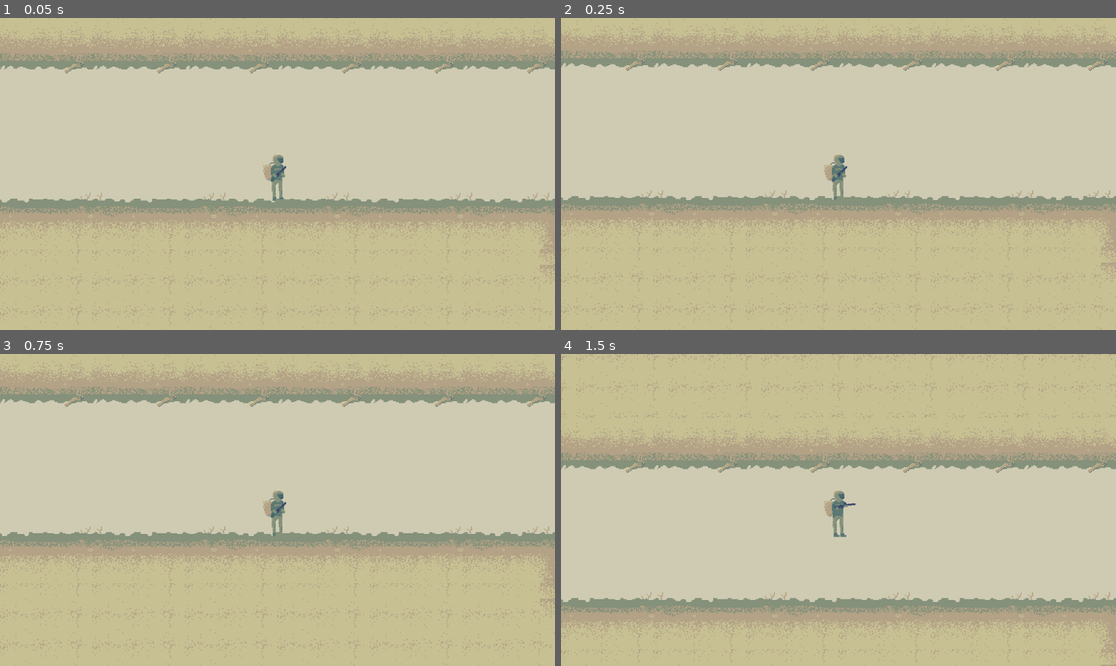
Above: before the commit, frames 1-4 (two rows, left to right).
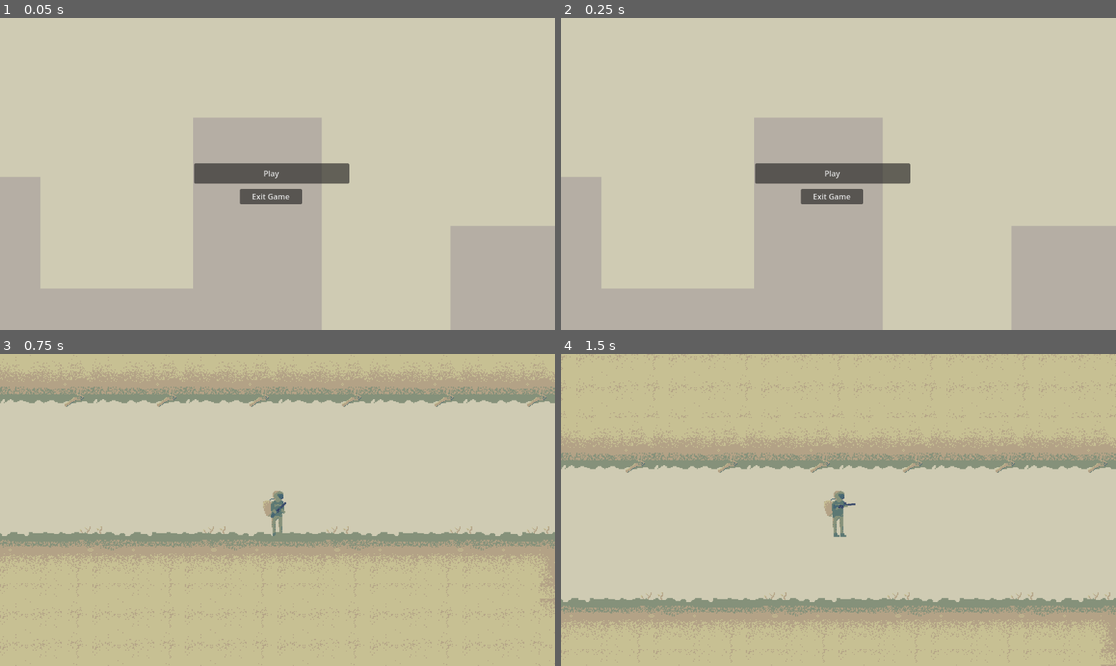
Above: after the commit, the same moments.

Repository: brokenskygames/PirateSoftware-Game-Jam-14
Game: Godot game, scene res://Menus/MainMenu.tscn
Same seed, same stepped clock (60 frames per second), same inputs: the game is played once before the commit and once after it. Before the commit the project starts from res://world.tscn.
Inputs (mouse positions are in pixels of both pictures, inside the frame that each line leads up to):
- Up to frame 1 (0.05 s): no input
- Up to frame 2 (0.25 s): no input
- Up to frame 3 (0.75 s): click (271, 510) at 0.5 s, where only the run after the commit has a clickable "Play"
- Up to frame 4 (1.5 s): tap Enter (ui_accept) at 1.25 s; move the mouse to (960, 494) at 1.27 s; hold D (ui_right) from 1.28 s (still down); hold Right mouse button (alt_shoot) from 1.28 s (still down)

The runs differ from the first frame. In frame 1, 46% of the frame differs, in the area x 0-100%, y 0-100%; in frame 2, 45%; in frame 3, nothing differs; in frame 4, nothing differs.

Commit message:
Added Base Main Menu
Main Menu Added For game all connections made

Diff:
--- a/Background/Paralax.tscn
+++ b/Background/Paralax.tscn
@@ -4,7 +4,7 @@
 [ext_resource type="Texture2D" uid="uid://bhr2omi5g10hx" path="res://assets/PixelArt/BG/Untitled - 1_Layer 2.png" id="2_36nbv"]
 [ext_resource type="Texture2D" uid="uid://dtd3p4vbaefk5" path="res://assets/PixelArt/BG/Untitled - 1_Layer 3.png" id="4_aafhr"]
 
-[node name="Node2D" type="Node2D"]
+[node name="Paralax" type="Node2D"]
 position = Vector2(-370, -186)
 
 [node name="ParallaxBackground" type="ParallaxBackground" parent="."]
--- /dev/null
+++ b/Menus/MainMenu.gd
@@ -0,0 +1,19 @@
+extends Node2D
+
+
+# Called when the node enters the scene tree for the first time.
+func _ready():
+	pass # Replace with function body.
+
+
+# Called every frame. 'delta' is the elapsed time since the previous frame.
+func _process(delta):
+	pass
+
+
+func _on_play_pressed():
+		get_tree().change_scene_to_file("res://world.tscn")
+
+
+func _on_exit_pressed():
+	get_tree().quit()
--- /dev/null
+++ b/Menus/MainMenu.tscn
@@ -0,0 +1,26 @@
+[gd_scene load_steps=3 format=3 uid="uid://bmswinljwfbaq"]
+
+[ext_resource type="Script" path="res://Menus/MainMenu.gd" id="1_il2gj"]
+[ext_resource type="PackedScene" uid="uid://bq06sfwqje5bv" path="res://Background/Paralax.tscn" id="1_lmta6"]
+
+[node name="Main" type="Node2D"]
+script = ExtResource("1_il2gj")
+
+[node name="Node2D" parent="." instance=ExtResource("1_lmta6")]
+
+[node name="Play" type="Button" parent="."]
+offset_left = 403.0
+offset_top = 302.0
+offset_right = 725.0
+offset_bottom = 344.0
+text = "Play"
+
+[node name="Exit" type="Button" parent="."]
+offset_left = 498.0
+offset_top = 355.0
+offset_right = 627.0
+offset_bottom = 387.0
+text = "Exit Game"
+
+[connection signal="pressed" from="Play" to="." method="_on_play_pressed"]
+[connection signal="pressed" from="Exit" to="." method="_on_exit_pressed"]
--- a/project.godot
+++ b/project.godot
@@ -11,7 +11,7 @@
 [application]
 
 config/name="PirateSoftware Jam 14"
-run/main_scene="res://world.tscn"
+run/main_scene="res://Menus/MainMenu.tscn"
 config/features=PackedStringArray("4.2", "Mobile")
 config/icon="res://icon.svg"
 
